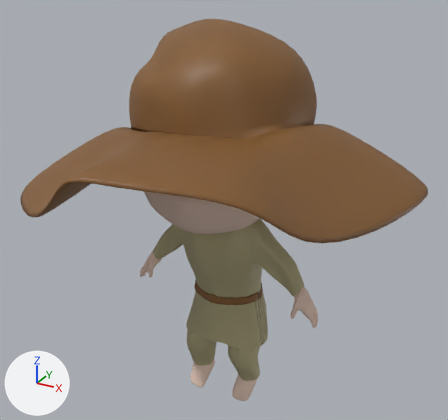
The FBX model DD_Controller/Assets/BlenderImport/walker_Chibi_medium_head.fbx as it was, and as the next commit left it.
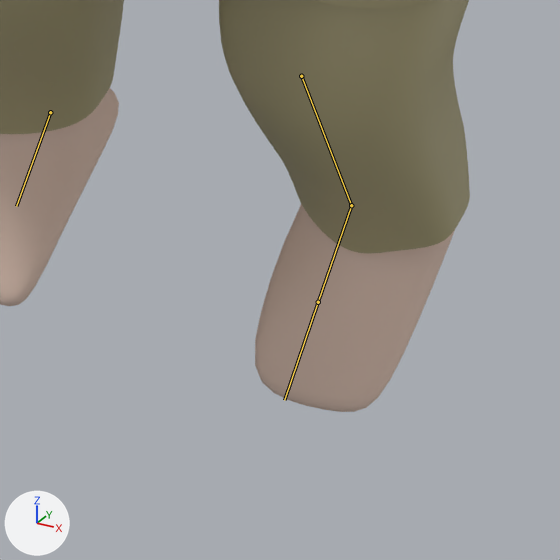
There are two pictures of each version: one whole from a 50 mm camera at (1.893, -3.502, 3.249) aimed at (0.03, -0.114, 1.555), one close up on the part from 45% to 61% of the width and 83% to 100% of the height. Arrows for +X, +Y and +Z are at lower left; the lights stay in place. The first two pictures are the older version. Both versions are drawn at frame 11 of the action 'Jump'; the numbers are the values there. The bones that change, and the others that lie on the model, are drawn over the model as lines in the close-ups.

The first close-up shows 'Chibi', 'Tenue' and 1 more.
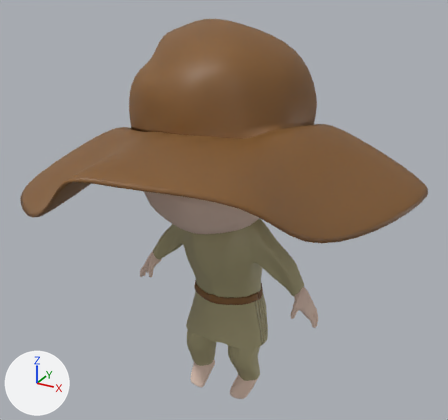
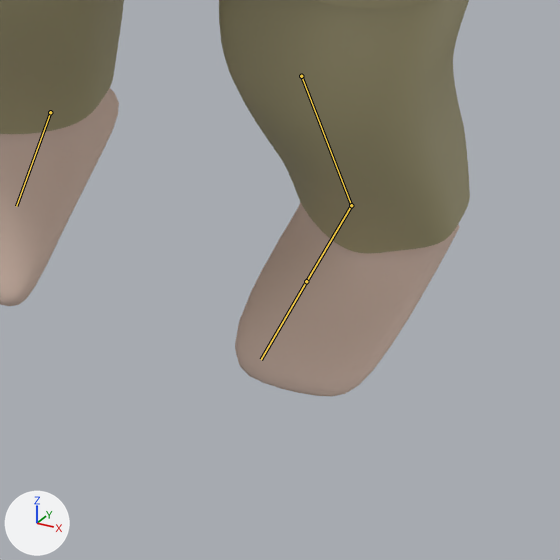
The change in detail:
Bone 'LeftLeg.001' (bone_leftleg_001) turns from (-27, 0, -1) to (3, 0, 0) degrees about its own x, y and z.

Where the change shows, as pixel boxes (x1, y1, x2, y2) in the close-ups (560 x 560 px):
'Chibi', posed
    before: (0, 88, 455, 412)
    after: (0, 88, 460, 397)
bone 'LeftLeg.001', root to tip
    before: (351, 205) to (318, 302)
    after: (351, 205) to (306, 281)
